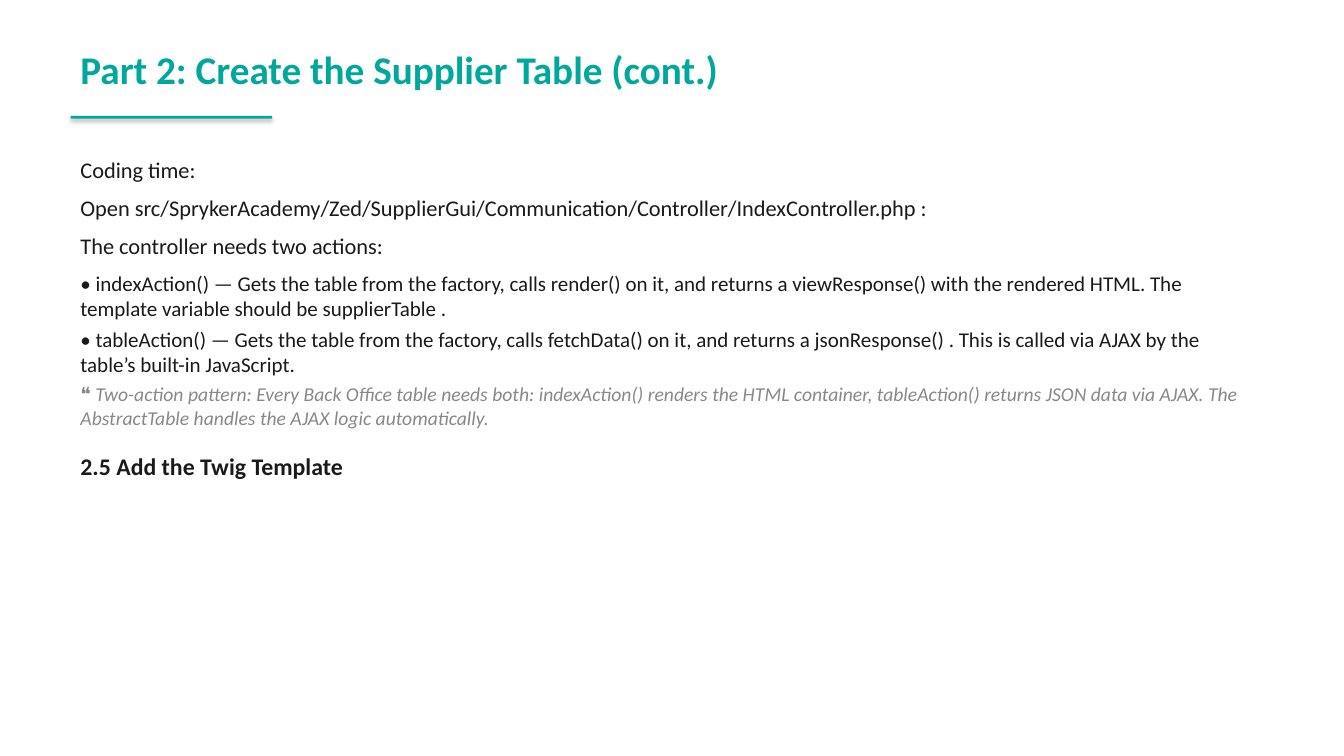
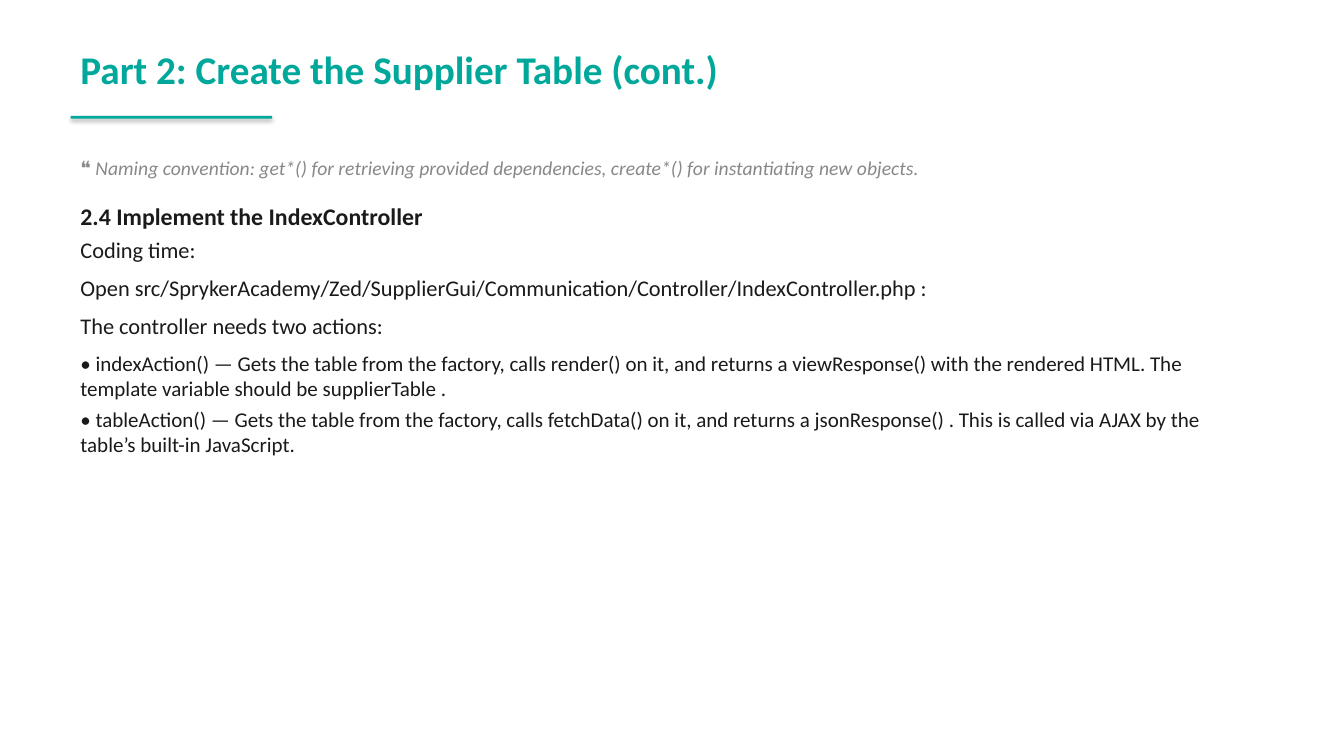
Before and after one commit to spryker-academy/instructor-exercises, a slide deck: slide 44 of guides-pptx/spryker-academy-professional.pptx. Drawn at 1344x756 pixels with LibreOffice and Linux fonts; fonts in the diff are those of the drawing. Boxes give left, top, right and bottom in pixels: in the first picture for what was removed or moved away, otherwise in the second. Text is boxed around its words. In the diff, an @@ line names an element or a change of style, - is before the commit and + after.

```diff
--- a/guides-pptx/spryker-academy-professional.pptx
+++ b/guides-pptx/spryker-academy-professional.pptx
@@ text at (x1=80, y1=161, x2=919, y2=229): paragraphs added @@
+❝ Naming convention: get*() for retrieving provided dependencies, create*() for instantiating new objects.
+2.4 Implement the IndexController
@@ text at (x1=80, y1=387, x2=1237, y2=479): paragraphs removed @@
-❝ Two-action pattern: Every Back Office table needs both: indexAction() renders the HTML container, tableAction() returns JSON data via AJAX. The AbstractTable handles the AJAX logic automatically.
-2.5 Add the Twig Template
```
Also in this commit, not shown: 8 other slides changed, 1 slide added, 2 other files.
